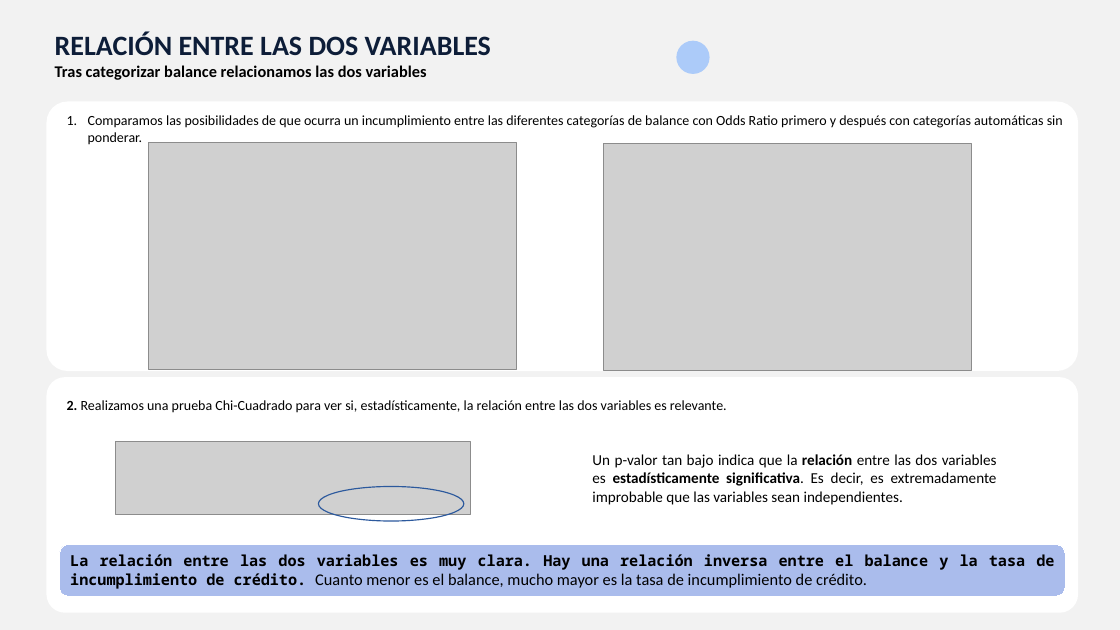
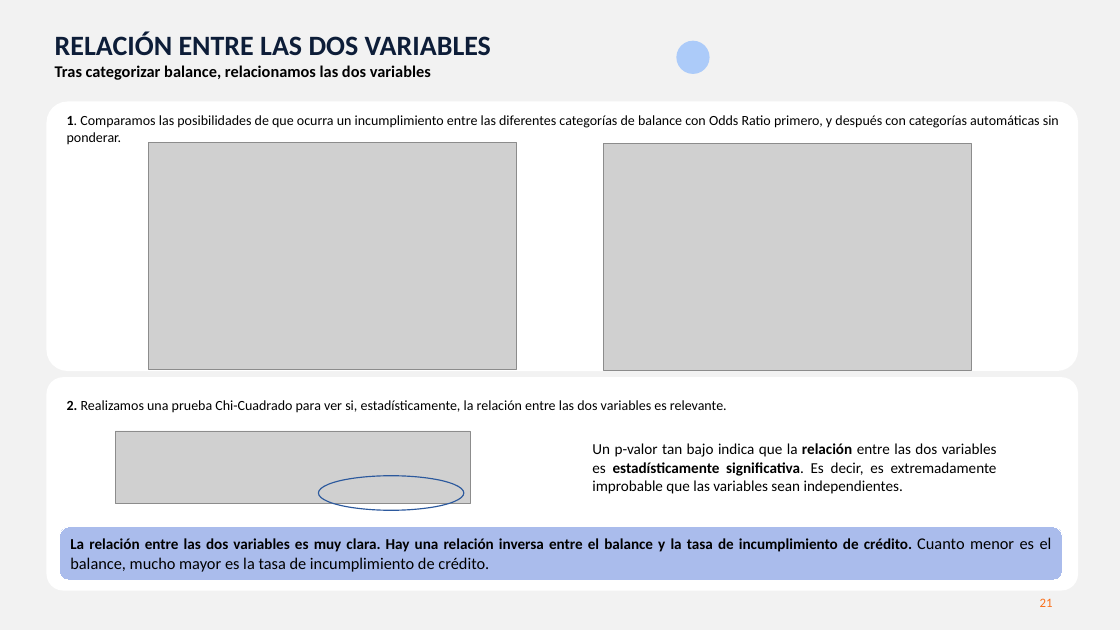
Before and after one commit to MarinaTorba/PersonalDataProrjects, a slide deck: slide 21 of Equip_B/results/D1_presentacion.pptx (slide 7 before the commit). Drawn at 1120x630 pixels with LibreOffice and Linux fonts; fonts in the diff are those of the drawing; grey boxes stand for pictures. Boxes give left, top, right and bottom in pixels: in the first picture for what was removed or moved away, otherwise in the second. Text is boxed around its words. In the diff, an @@ line names an element or a change of style, - is before the commit and + after.

```diff
--- a/Equip_B/results/D1_presentacion.pptx
+++ b/Equip_B/results/D1_presentacion.pptx
@@ text at box(55, 65, 431, 80): text changed @@
-Tras categorizar balance relacionamos las dos variables
+Tras categorizar balance, relacionamos las dos variables
@@ text at box(67, 115, 1059, 145): text changed @@
-1. Comparamos las posibilidades de que ocurra un incumplimiento entre las diferentes categorías de balance con Odds Ratio primero y después con categorías automáticas sin ponderar.
+1. Comparamos las posibilidades de que ocurra un incumplimiento entre las diferentes categorías de balance con Odds Ratio primero, y después con categorías automáticas sin ponderar.
@@ rounded rectangle: place and size @@
-rounded rectangle at box(46, 377, 1078, 613)
+rounded rectangle at box(46, 377, 1078, 591)
@@ 1 picture, 1 text, 1 ellipse: place and size @@
-1 picture, 1 text, 1 ellipse at box(115, 442, 997, 521)
+1 picture, 1 text, 1 ellipse at box(115, 431, 997, 510)
@@ rounded rectangle "La relación entre las dos ...": place and size @@
-rounded rectangle "La relación entre las dos ..." at box(60, 544, 1065, 596)
+rounded rectangle "La relación entre las dos ..." at box(60, 527, 1063, 580)
@@ rounded rectangle "La relación entre las dos ..." at box(60, 527, 1063, 580): font Noto Sans Mono to Calibri in "La relación entre las dos variables es ..." @@
@@ page number added at box(1040, 598, 1053, 607), 11 pt, text #FA6F1A @@
+21
```
Also in this commit, not shown: 7 other slides changed, 15 slides added.
